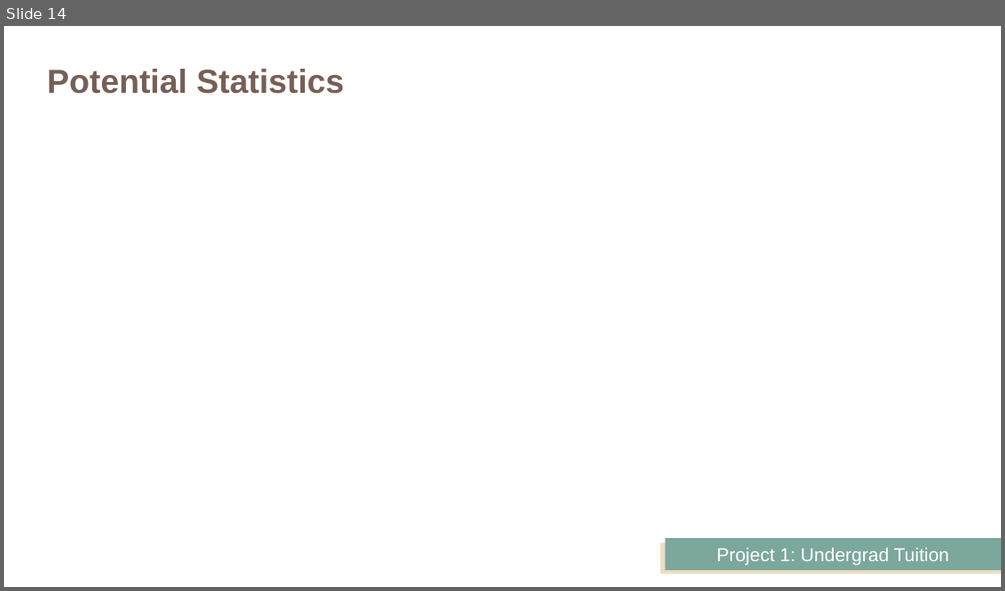
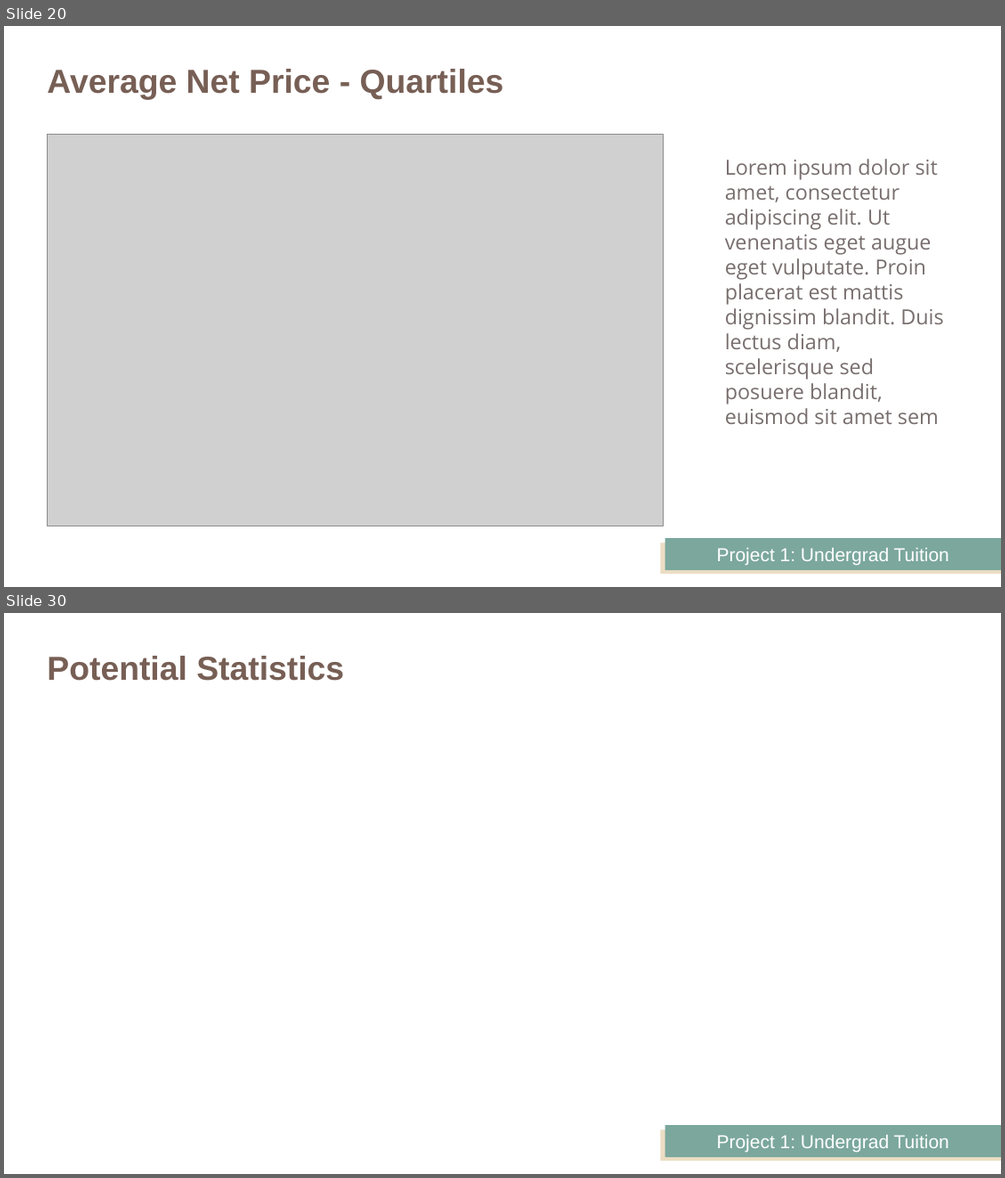
Before and after one commit to JeffPinegar/Proj1_undergraduate, a slide deck: Presentation/Getting Started.pptx. Shown one above the other, each under a label of ours: slide 14 before the commit, slides 20 and 30 after it; the slides between them are not shown. The pictures are 1005x591 and 1005x1178 pixels, drawn with LibreOffice and Linux fonts; fonts in the diff are those of the drawing; grey boxes stand for pictures. Boxes give left, top, right and bottom in pixels: in the first picture for what was removed or moved away, otherwise in the second. Text is boxed around its words. In the diff, an @@ line names an element or a change of style, - is before the commit and + after.

```diff
--- a/Presentation/Getting Started.pptx
+++ b/Presentation/Getting Started.pptx
@@ slide 20 added at (4, 26, 1001, 587), background #FFFFFF; not listed: 2 template elements that a slide beside it also shows @@
@@ title added at (47, 69, 504, 100), 32 pt, text #775F55, bold @@
+Average Net Price - Quartiles
@@ picture added at (48, 135, 663, 526) @@
@@ text added at (725, 159, 943, 424), 20 pt, text #786E6E @@
+Lorem ipsum dolor sit amet, consectetur adipiscing elit. Ut venenatis eget augue eget vulputate. Proin placerat est mattis dignissim blandit. Duis lectus diam, scelerisque sed posuere blandit, euismod sit amet sem
@@ what was slide 14 is now slide 30 @@
```
Also in this commit, not shown: 2 slides changed, 25 other slides added, 10 slides removed, 7 other files.
